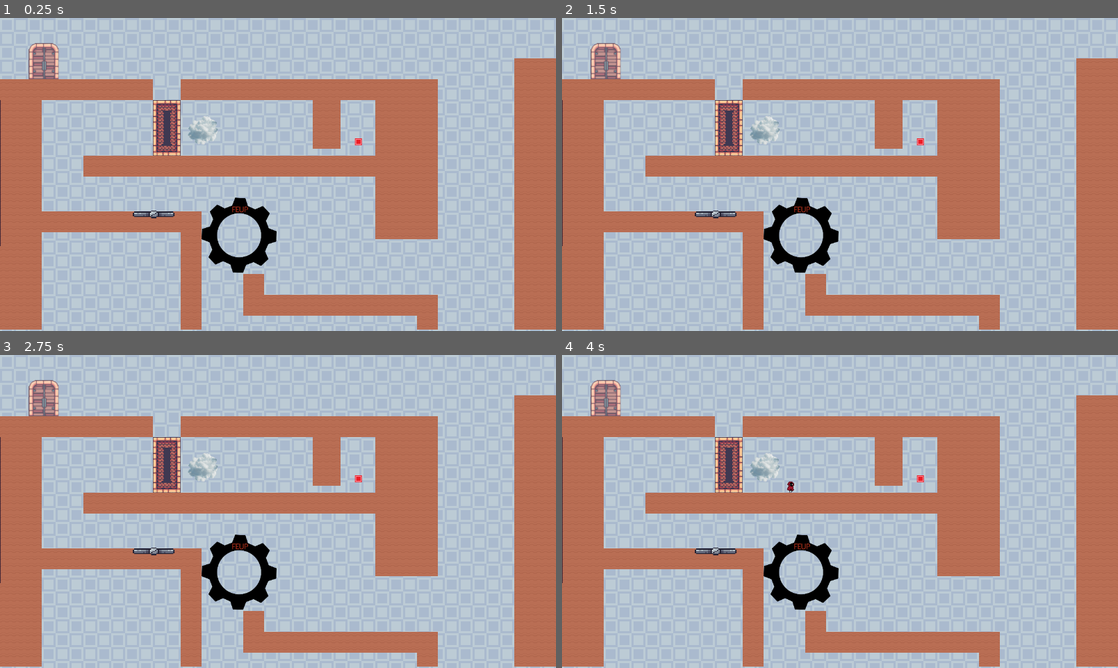
Above: before the commit, frames 1-4 (two rows, left to right).
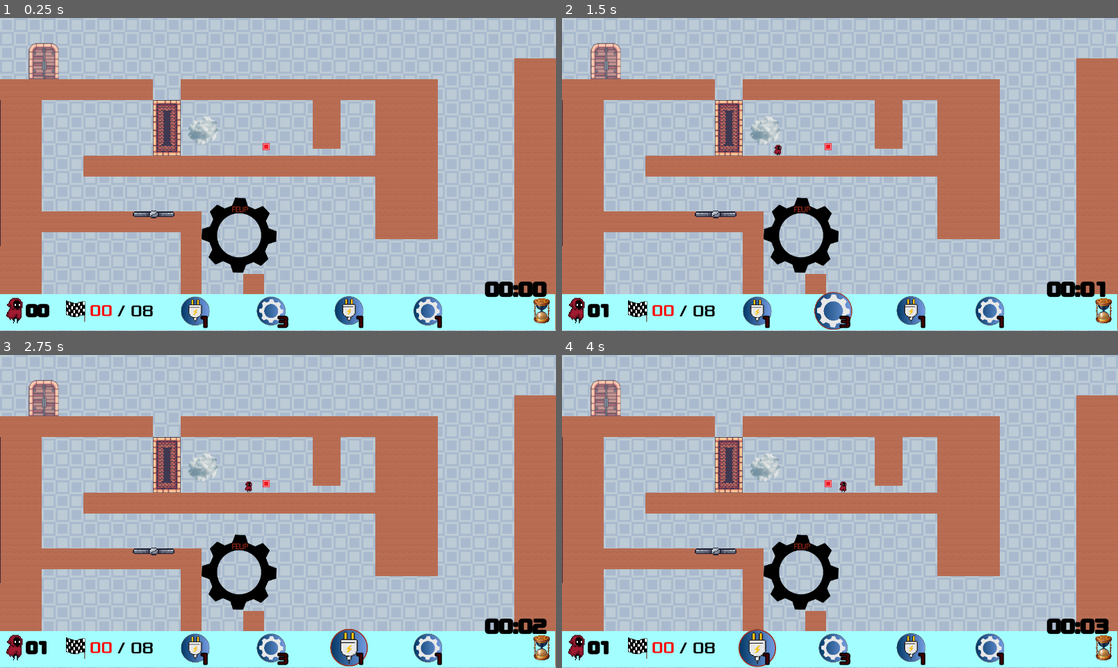
Above: after the commit, the same moments.

Repository: Nuno-Jesus/FEUP-DDJD-Escape-Engines
Game: Godot game, scene res://scenes/main.tscn
Same seed, same stepped clock (60 frames per second), same inputs: the game is played once before the commit and once after it.
Inputs (mouse positions are in pixels of both pictures, inside the frame that each line leads up to):
- Up to frame 1 (0.25 s): no input
- Up to frame 2 (1.5 s): click (756, 312) at 0.52 s; click (834, 312) at 1.27 s
- Up to frame 3 (2.75 s): click (350, 646) at 2.02 s
- Up to frame 4 (4 s): click (990, 649) at 2.77 s; click (756, 649) at 3.52 s

The runs differ from the first frame. In frame 1, 12% of the frame differs, in the area x 0-100%, y 38-100%; in frame 2, 12%; in frame 3, 12%; in frame 4, 12%.

Commit message:
Code: added new shrink and expand powerups.

Diff:
--- a/pp/scenes/eletric_platform.tscn
+++ b/pp/scenes/eletric_platform.tscn
@@ -1,6 +1,6 @@
 [gd_scene load_steps=15 format=3 uid="uid://q1vm138cn4k2"]
 
-[ext_resource type="Script" path="res://scripts/eletric_door.gd" id="1_72wji"]
+[ext_resource type="Script" path="res://scripts/eletric_platform.gd" id="1_a486f"]
 [ext_resource type="Texture2D" uid="uid://cm4wxi68f2ipa" path="res://art/eletric_power_up/button/button_broken_0.png" id="2_dsygn"]
 [ext_resource type="Texture2D" uid="uid://bolxxq85yns0r" path="res://art/Terrain (16x16).png" id="3_euhs3"]
 [ext_resource type="Texture2D" uid="uid://b88qhpq7dxrh7" path="res://art/Kings and Pigs Terrain 32x32.png" id="4_5papb"]
@@ -1640,7 +1640,7 @@
 }
 
 [node name="EletricPlatform" type="Node2D"]
-script = ExtResource("1_72wji")
+script = ExtResource("1_a486f")
 
 [node name="Timer" type="Timer" parent="."]
 wait_time = 2.0
--- a/pp/scenes/hud.tscn
+++ b/pp/scenes/hud.tscn
@@ -14,16 +14,17 @@
 [ext_resource type="Texture2D" uid="uid://b3dl347am3ufn" path="res://art/powerups/gear/gear-disabled.png" id="12_tcifa"]
 
 [node name="HUD" type="CanvasLayer"]
-scale = Vector2(0.5, 0.5)
-transform = Transform2D(0.5, 0, 0, 0.5, 0, 0)
+scale = Vector2(0.75, 0.75)
+transform = Transform2D(0.75, 0, 0, 0.75, 0, 0)
 script = ExtResource("1_ss5hf")
 
 [node name="ColorRect" type="ColorRect" parent="."]
-visible = false
 anchors_preset = 15
 anchor_right = 1.0
 anchor_bottom = 1.0
-offset_top = 965.0
+offset_top = 847.0
+offset_right = 424.0
+offset_bottom = 238.0
 grow_horizontal = 2
 grow_vertical = 2
 color = Color(0.639216, 1, 1, 1)
@@ -33,15 +34,15 @@
 [node name="Button" type="Sprite2D" parent="PlayerCount"]
 z_index = 1
 texture_filter = 1
-position = Vector2(57, 1010)
+position = Vector2(48.6667, 886.213)
 scale = Vector2(3, 3.09)
 texture = ExtResource("1_vgvyx")
 
 [node name="InScene" type="Label" parent="PlayerCount"]
-offset_left = 88.0
-offset_top = 965.0
-offset_right = 160.0
-offset_bottom = 1079.0
+offset_left = 79.6667
+offset_top = 841.213
+offset_right = 151.667
+offset_bottom = 955.213
 theme_override_colors/font_color = Color(0, 0, 0, 1)
 theme_override_constants/shadow_offset_x = 0
 theme_override_constants/shadow_offset_y = 0
@@ -55,10 +56,10 @@
 vertical_alignment = 1
 
 [node name="Finished" type="Label" parent="PlayerCount"]
-offset_left = 283.0
-offset_top = 965.0
-offset_right = 355.0
-offset_bottom = 1079.0
+offset_left = 274.667
+offset_top = 841.213
+offset_right = 346.667
+offset_bottom = 955.213
 theme_override_colors/font_color = Color(0, 0, 0, 1)
 theme_override_constants/shadow_offset_x = 0
 theme_override_constants/shadow_offset_y = 0
@@ -71,10 +72,10 @@
 vertical_alignment = 1
 
 [node name="Needed" type="Label" parent="PlayerCount"]
-offset_left = 356.0
-offset_top = 965.0
-offset_right = 492.0
-offset_bottom = 1080.0
+offset_left = 347.667
+offset_top = 841.213
+offset_right = 483.667
+offset_bottom = 956.213
 theme_override_colors/font_color = Color(0, 0, 0, 1)
 theme_override_fonts/font = ExtResource("2_1icu5")
 theme_override_font_sizes/font_size = 50
@@ -84,7 +85,7 @@
 
 [node name="FinishFlag" type="Sprite2D" parent="PlayerCount"]
 texture_filter = 1
-position = Vector2(243, 1014)
+position = Vector2(234.667, 890.212)
 scale = Vector2(0.12, 0.144)
 texture = ExtResource("4_o2lxs")
 
@@ -93,7 +94,7 @@
 [node name="Timer" type="Timer" parent="Time"]
 
 [node name="Clock" type="Sprite2D" parent="Time"]
-position = Vector2(1671, 1022)
+position = Vector2(1662.67, 898.213)
 scale = Vector2(0.2, 0.2)
 texture = ExtResource("5_d7hah")
 
@@ -103,10 +104,10 @@
 anchor_top = 0.183
 anchor_right = 0.336
 anchor_bottom = 0.183
-offset_left = 1046.88
-offset_top = 767.36
-offset_right = 1274.88
-offset_bottom = 882.36
+offset_left = 1038.55
+offset_top = 643.574
+offset_right = 1266.55
+offset_bottom = 758.574
 theme_override_colors/font_color = Color(0, 0, 0, 1)
 theme_override_constants/outline_size = 15
 theme_override_fonts/font = ExtResource("2_1icu5")
@@ -119,10 +120,10 @@
 script = ExtResource("6_1l406")
 
 [node name="Eletrical" type="TextureButton" parent="Eletrical"]
-offset_left = 649.0
-offset_top = 957.0
-offset_right = 1245.0
-offset_bottom = 1736.0
+offset_left = 548.667
+offset_top = 833.213
+offset_right = 1144.67
+offset_bottom = 1612.21
 scale = Vector2(0.169, 0.169)
 toggle_mode = true
 texture_normal = ExtResource("7_nmpk0")
@@ -131,10 +132,10 @@
 stretch_mode = 3
 
 [node name="Count" type="Label" parent="Eletrical"]
-offset_left = 712.0
-offset_top = 1029.0
-offset_right = 744.0
-offset_bottom = 1084.0
+offset_left = 611.667
+offset_top = 905.214
+offset_right = 643.667
+offset_bottom = 960.214
 theme_override_colors/font_color = Color(0.282353, 0, 0, 1)
 theme_override_constants/outline_size = 15
 theme_override_fonts/font = ExtResource("2_1icu5")
@@ -146,10 +147,10 @@
 script = ExtResource("6_1l406")
 
 [node name="Mechanical" type="TextureButton" parent="Mechanical"]
-offset_left = 888.0
-offset_top = 978.0
-offset_right = 1413.0
-offset_bottom = 1505.0
+offset_left = 787.667
+offset_top = 854.213
+offset_right = 1312.67
+offset_bottom = 1381.21
 scale = Vector2(0.169, 0.169)
 toggle_mode = true
 texture_normal = ExtResource("10_yuvbn")
@@ -158,10 +159,10 @@
 stretch_mode = 3
 
 [node name="Count" type="Label" parent="Mechanical"]
-offset_left = 952.0
-offset_top = 1029.0
-offset_right = 984.0
-offset_bottom = 1084.0
+offset_left = 851.667
+offset_top = 905.214
+offset_right = 883.667
+offset_bottom = 960.214
 theme_override_colors/font_color = Color(0.282353, 0, 0, 1)
 theme_override_constants/outline_size = 15
 theme_override_fonts/font = ExtResource("2_1icu5")
@@ -173,10 +174,10 @@
 script = ExtResource("6_1l406")
 
 [node name="Chemical" type="TextureButton" parent="Chemical"]
-offset_left = 1127.0
-offset_top = 977.0
-offset_right = 1651.0
-offset_bottom = 1501.0
+offset_left = 1026.67
+offset_top = 853.213
+offset_right = 1550.67
+offset_bottom = 1377.21
 scale = Vector2(0.169, 0.169)
 toggle_mode = true
 texture_normal = ExtResource("7_nmpk0")
@@ -185,10 +186,10 @@
 stretch_mode = 3
 
 [node name="Count" type="Label" parent="Chemical"]
-offset_left = 1190.0
-offset_top = 1029.0
-offset_right = 1222.0
-offset_bottom = 1084.0
+offset_left = 1089.67
+offset_top = 905.214
+offset_right = 1121.67
+offset_bottom = 960.214
 theme_override_colors/font_color = Color(0.282353, 0, 0, 1)
 theme_override_constants/outline_size = 15
 theme_override_fonts/font = ExtResource("2_1icu5")
@@ -200,10 +201,10 @@
 script = ExtResource("6_1l406")
 
 [node name="Civil" type="TextureButton" parent="Civil"]
-offset_left = 1369.0
-offset_top = 978.0
-offset_right = 1894.0
-offset_bottom = 1505.0
+offset_left = 1268.67
+offset_top = 854.213
+offset_right = 1793.67
+offset_bottom = 1381.21
 scale = Vector2(0.169, 0.169)
 toggle_mode = true
 texture_normal = ExtResource("10_yuvbn")
@@ -212,10 +213,10 @@
 stretch_mode = 3
 
 [node name="Count" type="Label" parent="Civil"]
-offset_left = 1431.0
-offset_top = 1029.0
-offset_right = 1463.0
-offset_bottom = 1084.0
+offset_left = 1330.67
+offset_top = 905.214
+offset_right = 1362.67
+offset_bottom = 960.214
 theme_override_colors/font_color = Color(0.282353, 0, 0, 1)
 theme_override_constants/outline_size = 15
 theme_override_fonts/font = ExtResource("2_1icu5")
--- a/pp/scenes/level.tscn
+++ b/pp/scenes/level.tscn
@@ -490,6 +490,7 @@
 
 [node name="Spawner" parent="." instance=ExtResource("3_l4x8n")]
 position = Vector2(418, 220)
+player_ammount = 1
 
 [node name="Exit" parent="." instance=ExtResource("4_fjads")]
 z_index = -1
@@ -500,13 +501,10 @@
 position = Vector2(384, 254)
 
 [node name="Button" parent="EletricPlatformMiddle" index="1"]
-position = Vector2(441, 31)
+position = Vector2(229, 42)
 
 [node name="Area2D" parent="EletricPlatformMiddle/Button" index="0"]
 collision_mask = 2
-
-[node name="CollisionShape2D" parent="EletricPlatformMiddle/Button/Area2D" index="0"]
-position = Vector2(-91.0006, -184)
 
 [node name="Path2D" parent="EletricPlatformMiddle" index="2"]
 curve = SubResource("Curve2D_ulg1e")
--- a/pp/scenes/main.tscn
+++ b/pp/scenes/main.tscn
@@ -31,8 +31,6 @@
 texture = ExtResource("1_r686e")
 stretch_mode = 1
 
+[node name="Level" parent="." instance=ExtResource("2_a8ir8")]
+
 [node name="HUD" parent="." instance=ExtResource("2_dxgju")]
-scale = Vector2(0.8, 0.8)
-transform = Transform2D(0.8, 0, 0, 0.8, 0, 0)
-
-[node name="Level" parent="." instance=ExtResource("2_a8ir8")]
--- a/pp/scenes/player.tscn
+++ b/pp/scenes/player.tscn
@@ -89,7 +89,63 @@
 }]
 
 [sub_resource type="RectangleShape2D" id="RectangleShape2D_ohub6"]
-size = Vector2(16, 26.3069)
+size = Vector2(18, 26.3069)
+
+[sub_resource type="RectangleShape2D" id="RectangleShape2D_7xr74"]
+size = Vector2(6, 16.6667)
+
+[sub_resource type="Animation" id="Animation_dbwrf"]
+length = 0.001
+tracks/0/type = "value"
+tracks/0/imported = false
+tracks/0/enabled = true
+tracks/0/path = NodePath(".:scale")
+tracks/0/interp = 1
+tracks/0/loop_wrap = true
+tracks/0/keys = {
+"times": PackedFloat32Array(0),
+"transitions": PackedFloat32Array(1),
+"update": 0,
+"values": [Vector2(1, 1)]
+}
+
+[sub_resource type="Animation" id="Animation_osxmg"]
+resource_name = "shrink"
+length = 0.5
+tracks/0/type = "value"
+tracks/0/imported = false
+tracks/0/enabled = true
+tracks/0/path = NodePath(".:scale")
+tracks/0/interp = 1
+tracks/0/loop_wrap = true
+tracks/0/keys = {
+"times": PackedFloat32Array(0, 0.5),
+"transitions": PackedFloat32Array(0.203063, 3.605),
+"update": 0,
+"values": [Vector2(1, 1), Vector2(0.6, 0.6)]
+}
+
+[sub_resource type="Animation" id="Animation_vcj7t"]
+resource_name = "expand"
+tracks/0/type = "value"
+tracks/0/imported = false
+tracks/0/enabled = true
+tracks/0/path = NodePath(".:scale")
+tracks/0/interp = 1
+tracks/0/loop_wrap = true
+tracks/0/keys = {
+"times": PackedFloat32Array(0, 1),
+"transitions": PackedFloat32Array(0.203063, 3.4822),
+"update": 0,
+"values": [Vector2(1, 1), Vector2(1.5, 1.5)]
+}
+
+[sub_resource type="AnimationLibrary" id="AnimationLibrary_6ebsa"]
+_data = {
+"RESET": SubResource("Animation_dbwrf"),
+"expand": SubResource("Animation_vcj7t"),
+"shrink": SubResource("Animation_osxmg")
+}
 
 [node name="Engineer" type="CharacterBody2D" groups=["Player"]]
 collision_layer = 2
@@ -100,13 +156,32 @@
 
 [node name="AnimatedSprite2D" type="AnimatedSprite2D" parent="."]
 sprite_frames = SubResource("SpriteFrames_4md7n")
-animation = &"walk"
-frame = 7
-frame_progress = 0.357142
+animation = &"busy"
 
 [node name="CollisionShape2D" type="CollisionShape2D" parent="."]
 position = Vector2(-1, 3)
 scale = Vector2(1, 0.988332)
 shape = SubResource("RectangleShape2D_ohub6")
 
+[node name="Area2D" type="Area2D" parent="."]
+collision_layer = 2
+collision_mask = 5
+
+[node name="CollisionShape2D" type="CollisionShape2D" parent="Area2D"]
+position = Vector2(-1, -13.6667)
+shape = SubResource("RectangleShape2D_7xr74")
+debug_color = Color(0.984314, 0, 0.34902, 0.419608)
+
+[node name="AnimationPlayer" type="AnimationPlayer" parent="."]
+libraries = {
+"": SubResource("AnimationLibrary_6ebsa")
+}
+
+[node name="PowerUpsTimer" type="Timer" parent="."]
+wait_time = 3.0
+one_shot = true
+
 [connection signal="input_event" from="." to="." method="_on_input_event"]
+[connection signal="body_entered" from="Area2D" to="." method="_on_area_2d_body_entered"]
+[connection signal="body_exited" from="Area2D" to="." method="_on_area_2d_body_exited"]
+[connection signal="timeout" from="PowerUpsTimer" to="." method="_on_power_ups_timer_timeout"]
--- a/pp/scenes/spawner.tscn
+++ b/pp/scenes/spawner.tscn
@@ -10,7 +10,6 @@
 player_ammount = 100
 
 [node name="SpawnTimer" type="Timer" parent="."]
-wait_time = 3.0
 autostart = true
 
 [node name="Spawner" type="Sprite2D" parent="."]
--- a/pp/scripts/player.gd
+++ b/pp/scripts/player.gd
@@ -8,9 +8,9 @@
 
 # initially, the player has no powerups
 var powerups = []
+var currPowerUp = null
 
-var isFixingDoor: bool = false
-var isOnPlatform: bool = false
+var isStuck: bool = false
 var hud_node
 
 @export var speed = 0
@@ -26,7 +26,6 @@
 	velocity.x = speed
 	$AnimatedSprite2D.play()
 
-	# get hud_node to retrieve active powerup
 	hud_node = get_parent().get_parent().get_node("HUD")
 
 func _on_trying_to_fix_door(name, door_name):
@@ -35,7 +34,7 @@
 	if !powerups.has(Macros.PowerUp.ELETRICAL):
 		return
 	velocity.x = 0
-	isFixingDoor = true
+	set_physics_process(false)
 	$AnimatedSprite2D.play("busy")
 	Signals.emit_signal("eletric_door_is_being_fixed", door_name)
 
@@ -43,15 +42,10 @@
 	if name != self.name:
 		return
 	$AnimatedSprite2D.play("walk")
-	isFixingDoor = false
-
-	# remove the powerup from the player, after using it
-	#powerups.remove_at(powerups.find(Macros.PowerUp.ELETRICAL))
+	set_physics_process(true)
 	powerups.clear()
 
 func _physics_process(delta):
-	if isFixingDoor or isOnPlatform:
-		return
 	velocity.y += gravity
 	velocity.x = direction * speed
 
@@ -61,47 +55,59 @@
 	else:
 		$AnimatedSprite2D.play("walk")
 
-	if is_on_wall() and velocity.x >= 0:
-		direction = Macros.Direction.LEFT
-		$AnimatedSprite2D.flip_h = true
-	elif is_on_wall() and velocity.x < 0:
-		direction = Macros.Direction.RIGHT
-		$AnimatedSprite2D.flip_h = false
+	if is_on_wall():
+		direction = -direction
+		print("HIT wall with speed: ", velocity)
+		$AnimatedSprite2D.flip_h = !$AnimatedSprite2D.flip_h
 
 
 func _on_input_event(viewport, event, shape_idx):
-		## Check if the player has been clicked on
-	if (event is InputEventMouseButton&&event.pressed):
-		#print("I've been clicked on")
+	if event is InputEventMouseButton&&event.pressed:
+		if isStuck or hud_node.currPowerUp == null:
+			return
 
-		# get active powerup from HUD
-		var currPowerUp = hud_node.currPowerUp
-
+		currPowerUp = hud_node.currPowerUp
 		print("Current powerup: ", currPowerUp)
 
-		if currPowerUp == null:
-			return
+		match currPowerUp:
+			Macros.PowerUp.CHEMICAL:
+				$PowerUpsTimer.stop()
+				$PowerUpsTimer.start()
+				$AnimationPlayer.play("shrink")
+			Macros.PowerUp.CIVIL:
+				$PowerUpsTimer.stop()
+				$PowerUpsTimer.start()
+				$AnimationPlayer.play("expand")
 
-		# TESTING: make the clicked player bigger
-		#$AnimatedSprite2D.scale.x = 3
-		#$AnimatedSprite2D.scale.y = 3
-
-		# Add the powerup to the player
 		powerups.append(currPowerUp)
-
 		hud_node._decrease_powerup_count()
 
 func _on_trying_to_activate_gear(name):
 	if name != self.name:
 		return
+	if !powerups.has(Macros.PowerUp.MECHANICAL):
+		return
 
-	# check if it has powerup
-	if powerups.has(Macros.PowerUp.MECHANICAL):
-		isOnPlatform = true
-		Signals.emit_signal("platform_body_is_mechanical", "null")
+	set_physics_process(false)
+	Signals.emit_signal("platform_body_is_mechanical", "null")
 
 func _on_mouse_entered():
 	Input.set_custom_mouse_cursor(cursor, Input.CURSOR_ARROW, Vector2(16, 16))
 
 func _on_mouse_exited():
 	Input.set_custom_mouse_cursor(null)
+
+func _on_power_ups_timer_timeout():
+	if isStuck and currPowerUp == Macros.PowerUp.CHEMICAL:
+		$PowerUpsTimer.start(0.1)
+		return
+	currPowerUp = null
+	$AnimationPlayer.play_backwards()
+
+func _on_area_2d_body_entered(body):
+	isStuck = true
+	print("IM STUCK")
+
+func _on_area_2d_body_exited(body):
+	isStuck = false
+	print("IM FREE")
Not shown: 1 places in pp/scenes/player.tscn that only renumber resources
Renamed: pp/scripts/eletric_door.gd -> pp/scripts/eletric_platform.gd
